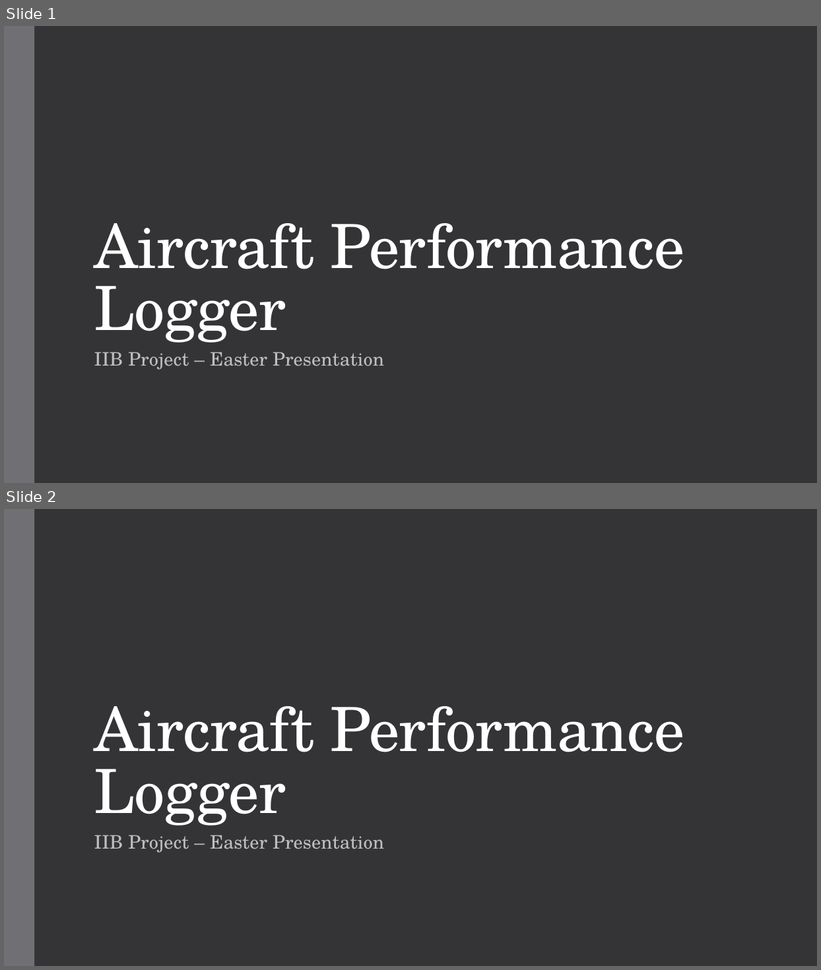
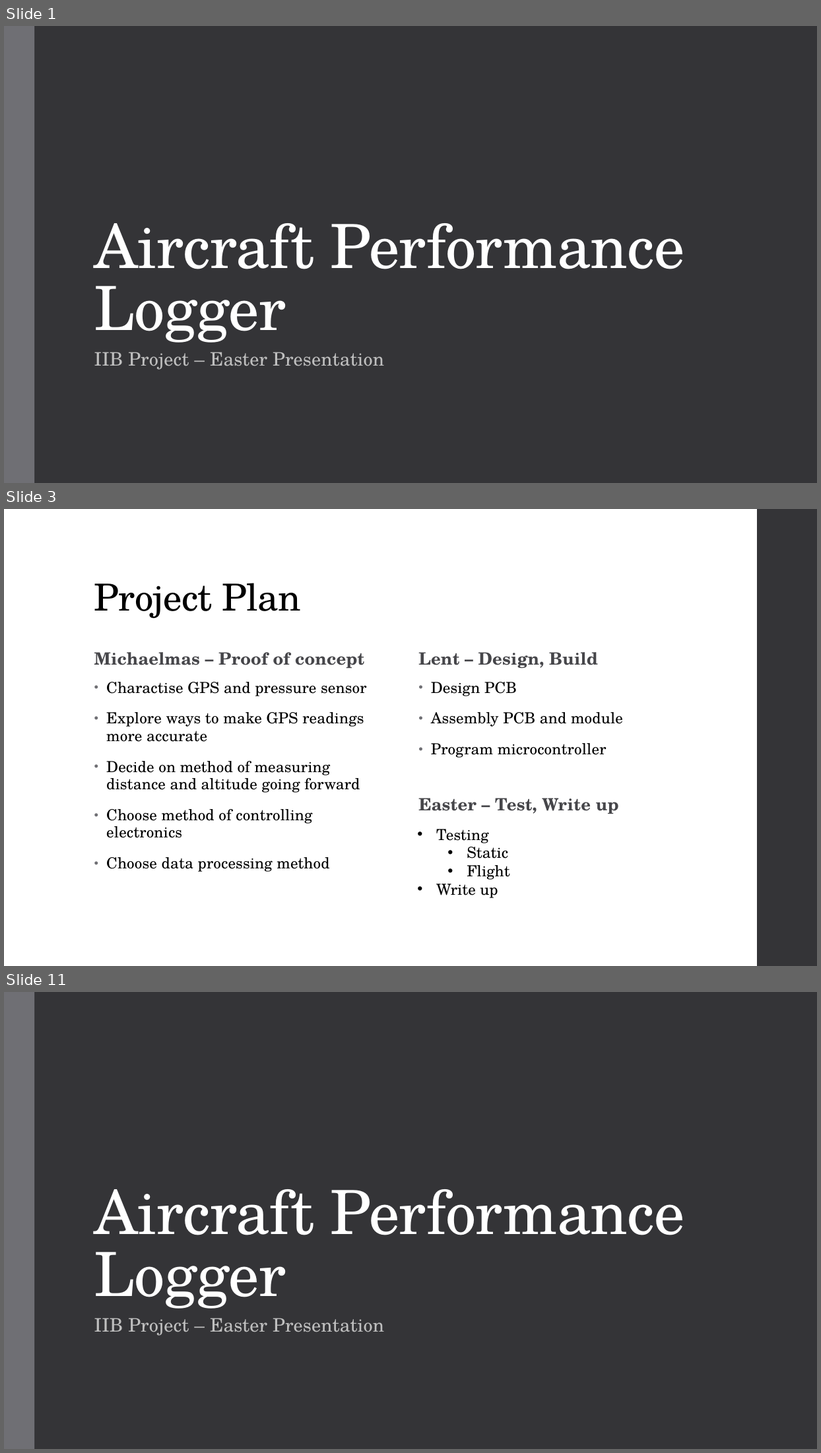
Before and after one commit to BaileyBrookes/Part_IIB_Project, a slide deck: Easter Pressentation/bdb31_easter_presentation.pptx. Shown one above the other, each under a label of ours: slides 1 and 2 before the commit, slides 1, 3 and 11 after it; the slides between them are not shown. The pictures are 821x970 and 821x1453 pixels, drawn with LibreOffice and Linux fonts; fonts in the diff are those of the drawing. Boxes give left, top, right and bottom in pixels: in the first picture for what was removed or moved away, otherwise in the second. Text is boxed around its words. In the diff, an @@ line names an element or a change of style, - is before the commit and + after.

```diff
--- a/Easter Pressentation/bdb31_easter_presentation.pptx
+++ b/Easter Pressentation/bdb31_easter_presentation.pptx
@@ slide 3 added at (4,509,817,966), background #FFFFFF @@
@@ rectangle added at (757,509,817,966), fill #353537 @@
@@ title added at (94,583,300,619), 44 pt, text #000000 @@
+Project Plan
@@ text added at (94,652,364,668), 20 pt, text #46464A, bold @@
+Michaelmas – Proof of concept
@@ text added at (418,652,598,668), 20 pt, text #46464A, bold @@
+Lent – Design, Build
@@ text added at (106,682,366,872), 18 pt, text #000000 @@
+• Charactise GPS and pressure sensor
+• Explore ways to make GPS readings more accurate
+• Decide on method of measuring distance and altitude going forward
+• Choose method of controlling electronics
+• Choose data processing method
@@ text added at (431,682,623,758), 18 pt, text #000000 @@
+• Design PCB
+• Assembly PCB and module
+• Program microcontroller
@@ text added at (418,798,619,814), 20 pt, text #46464A, bold @@
+Easter – Test, Write up
@@ text added at (436,829,510,898), 18 pt, text #000000 @@
+• Testing
+  • Static
+  • Flight
+• Write up
@@ what was slide 2 is now slide 11 @@
```
Also in this commit, not shown: 8 other slides added, 8 other files.
